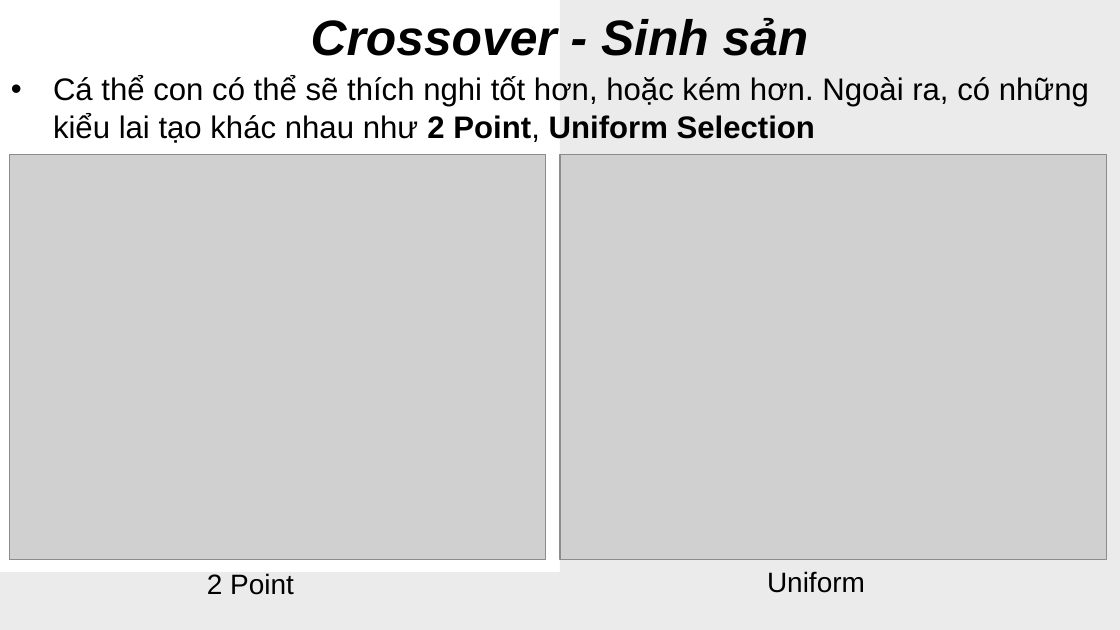
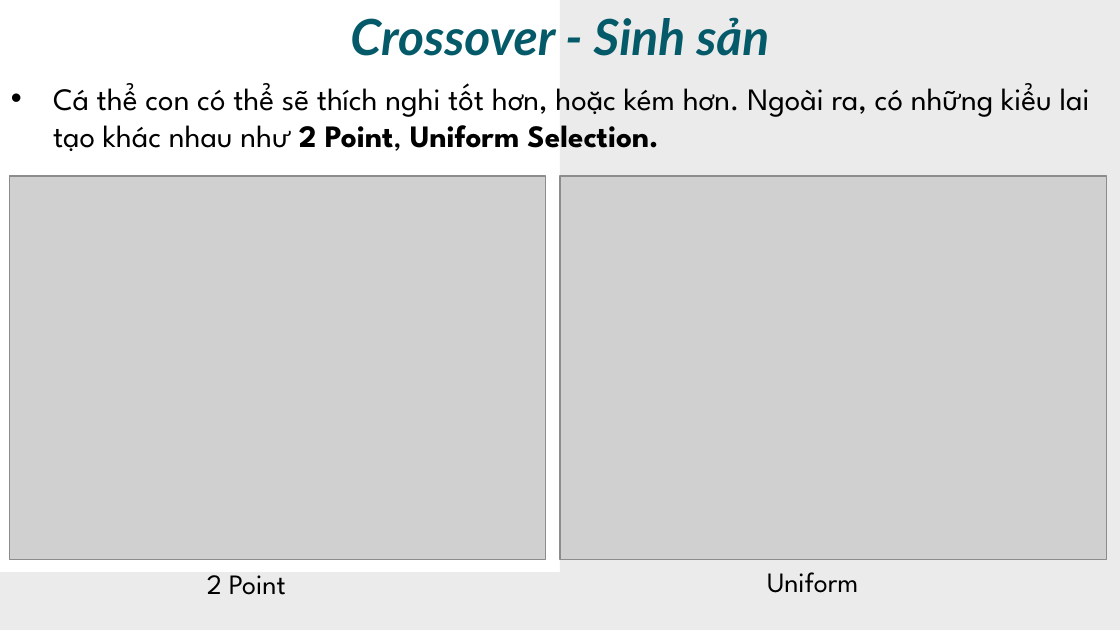
Before and after one commit to TooCuteToo/GiaiThuatTienHoa, a slide deck: slide 17 of ThuatTienHoa_I.pptx (slide 16 before the commit). Drawn at 1120x630 pixels with LibreOffice and Linux fonts; fonts in the diff are those of the drawing; grey boxes stand for pictures. Boxes give left, top, right and bottom in pixels: in the first picture for what was removed or moved away, otherwise in the second. Text is boxed around its words. In the diff, an @@ line names an element or a change of style, - is before the commit and + after.

```diff
--- a/ThuatTienHoa_I.pptx
+++ b/ThuatTienHoa_I.pptx
@@ text "Crossover - Sinh sản" at [350, 17, 769, 56]: font Arial to Lato, text colour #000000 to #045A68 @@
@@ text at [53, 83, 1090, 151]: text changed; font Arial to League Spartan @@
-  • Cá thể con có thể sẽ thích nghi tốt hơn, hoặc kém hơn. Ngoài ra, có những kiểu lai tạo khác nhau như 2 Point, Uniform Selection
+  • Cá thể con có thể sẽ thích nghi tốt hơn, hoặc kém hơn. Ngoài ra, có những kiểu lai tạo khác nhau như 2 Point, Uniform Selection.
@@ picture: place and size @@
-picture at [10, 155, 547, 560]
+picture at [10, 176, 547, 559]
@@ picture: place and size @@
-picture at [560, 155, 1107, 560]
+picture at [560, 176, 1107, 559]
@@ text "2 Point" at [207, 575, 286, 595]: font Arial to League Spartan @@
@@ text "Uniform" at [767, 572, 858, 593]: font Arial to League Spartan @@
```
Also in this commit, not shown: 24 other slides changed, 1 slide added, 1 other file.
